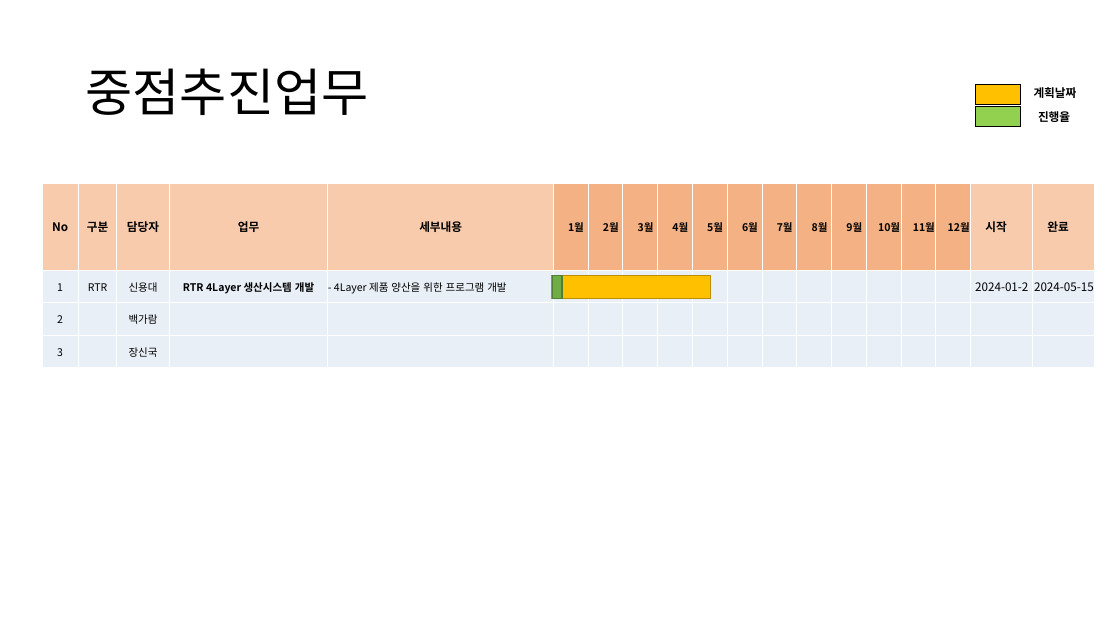
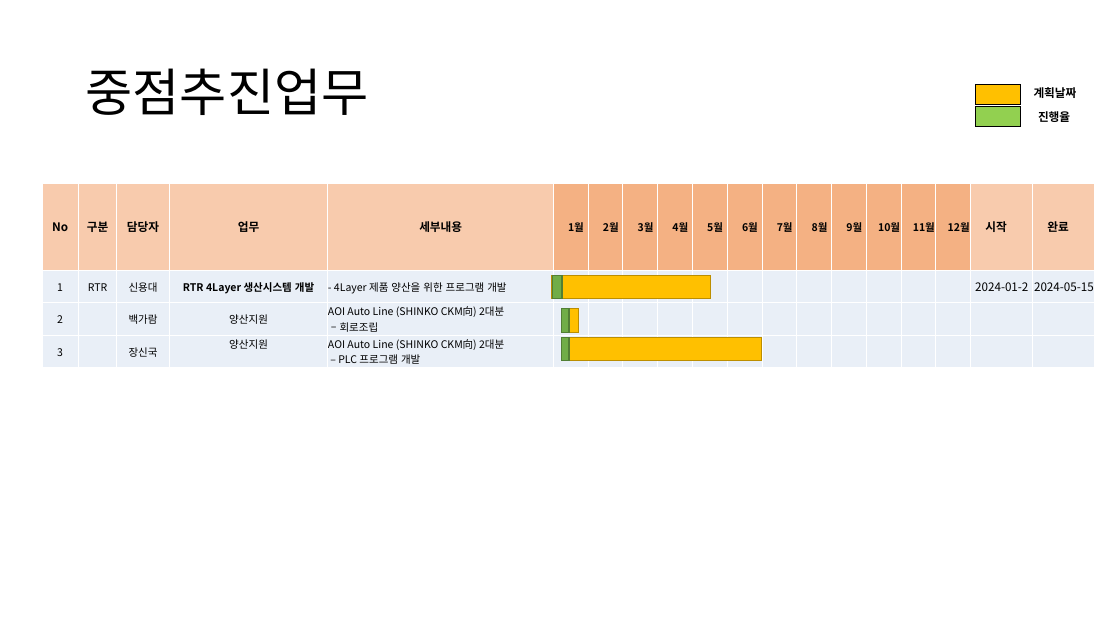
Before and after one commit to ShinYongDae/MyJob, a slide deck: slide 11 of HW제어그룹_프로젝트상태보고서.pptx. Drawn at 1120x630 pixels with LibreOffice and Linux fonts; fonts in the diff are those of the drawing. Boxes give left, top, right and bottom in pixels: in the first picture for what was removed or moved away, otherwise in the second. Text is boxed around its words. In the diff, an @@ line names an element or a change of style, - is before the commit and + after.

```diff
--- a/HW제어그룹_프로젝트상태보고서.pptx
+++ b/HW제어그룹_프로젝트상태보고서.pptx
@@ table at bbox=[42, 183, 1091, 368] @@
-row 3, column 4: 
+row 3, column 4: 양산지원
-row 3, column 5: 
+row 3, column 5: AOI Auto Line (SHINKO CKM向) 2대분 / – 회로조립
-row 4, column 4: 
+row 4, column 4: 양산지원
-row 4, column 5: 
+row 4, column 5: AOI Auto Line (SHINKO CKM向) 2대분 / – PLC 프로그램 개발
@@ rectangle added at bbox=[561, 309, 569, 333], fill #70AD47, outline #538035 1 pt @@
@@ rectangle added at bbox=[569, 309, 579, 333], fill #FFC000, outline #BD8E00 1 pt @@
@@ rectangle added at bbox=[562, 337, 570, 360], fill #70AD47, outline #538035 1 pt @@
@@ rectangle added at bbox=[569, 337, 761, 360], fill #FFC000, outline #BD8E00 1 pt @@
```
Also in this commit, not shown: 6 other slides changed.
